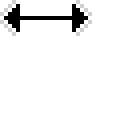
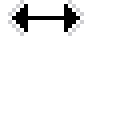
Layer changes from the first 128×128 image to the second:
painted on "HSplit" over [0, 0, 92, 36]
